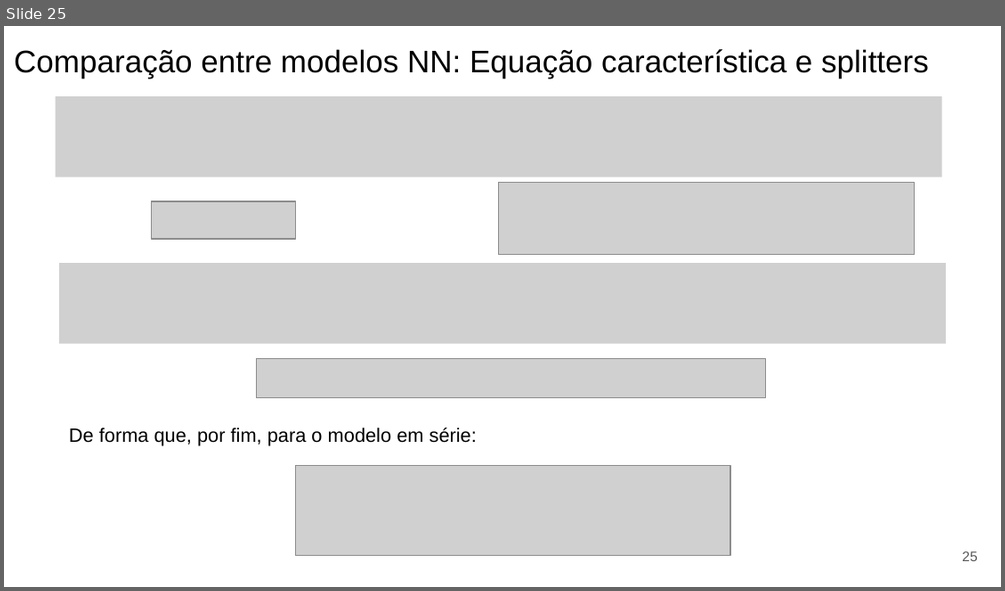
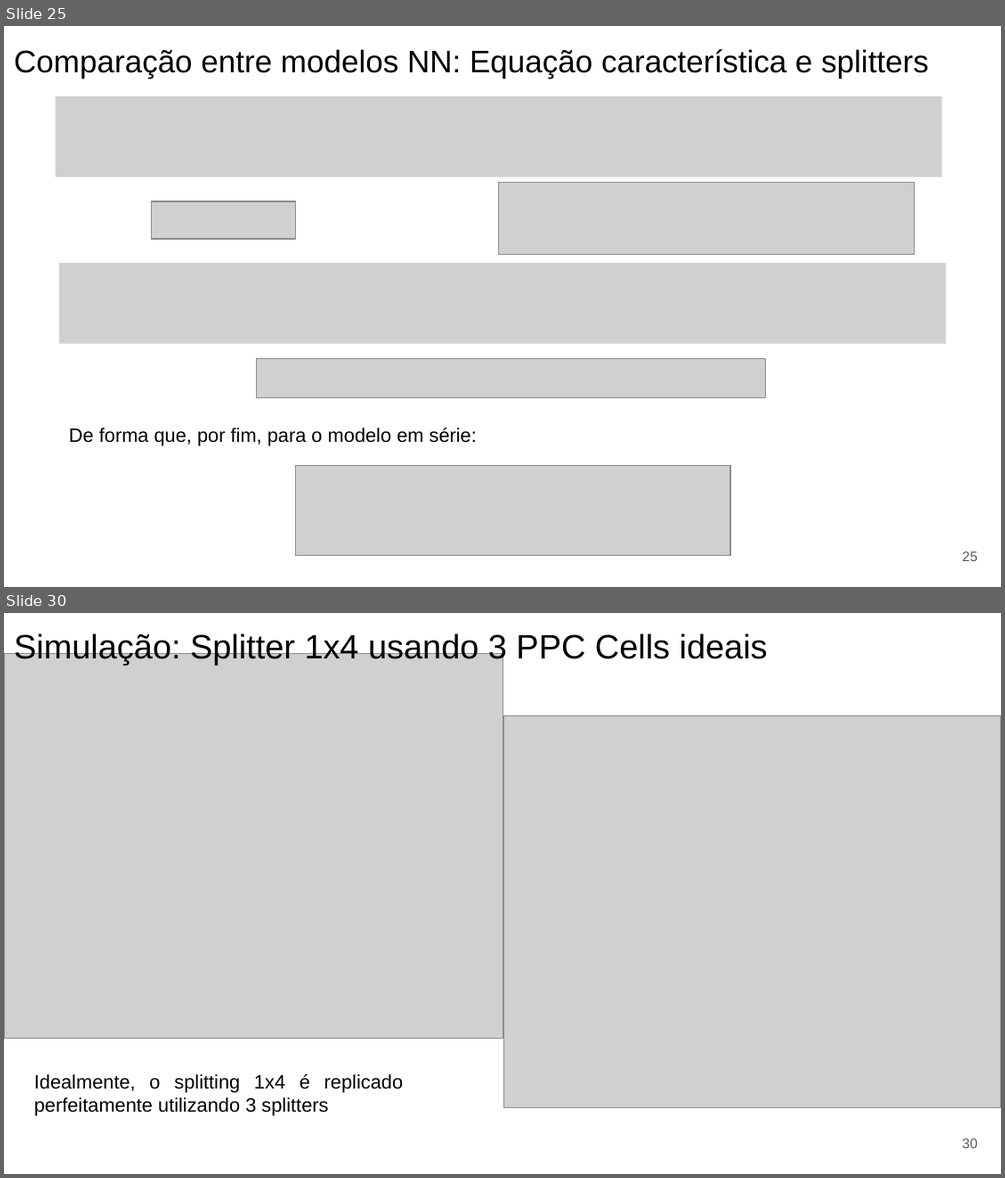
Before and after one commit to CaioRodrigues200/Programmable-Multifunctional-Circuit, a slide deck: Documentation/PPC_Report.pptx. Shown one above the other, each under a label of ours: slide 25 before the commit, slides 25 and 30 after it; the slides between them are not shown. The pictures are 1005x591 and 1005x1178 pixels, drawn with LibreOffice and Linux fonts; fonts in the diff are those of the drawing; grey boxes stand for pictures. Boxes give left, top, right and bottom in pixels: in the first picture for what was removed or moved away, otherwise in the second. Text is boxed around its words. In the diff, an @@ line names an element or a change of style, - is before the commit and + after.

Commit message:
Simulation - Cell Modeling and splitter 1x4

```diff
--- a/Documentation/PPC_Report.pptx
+++ b/Documentation/PPC_Report.pptx
@@ slide 30 added at <box>4,613,1001,1174</box>, background #FFFFFF @@
@@ text added at <box>14,632,768,665</box>, 24.4 pt, text #000000 @@
+Simulação: Splitter 1x4 usando 3 PPC Cells ideais
@@ picture added at <box>4,653,503,1038</box> @@
@@ picture added at <box>503,715,1001,1106</box> @@
@@ picture added at <box>456,777,499,791</box> @@
@@ picture added at <box>456,822,499,837</box> @@
@@ picture added at <box>445,895,486,910</box> @@
@@ picture added at <box>444,943,485,958</box> @@
@@ text added at <box>34,1074,403,1116</box>, 14 pt, text #000000 @@
+Idealmente, o splitting 1x4 é replicado perfeitamente utilizando 3 splitters
@@ page number added at <box>962,1138,977,1148</box>, 10 pt, text #595959 @@
+30
```
Also in this commit, not shown: 6 slides changed, 5 other slides added, 11 other files.
